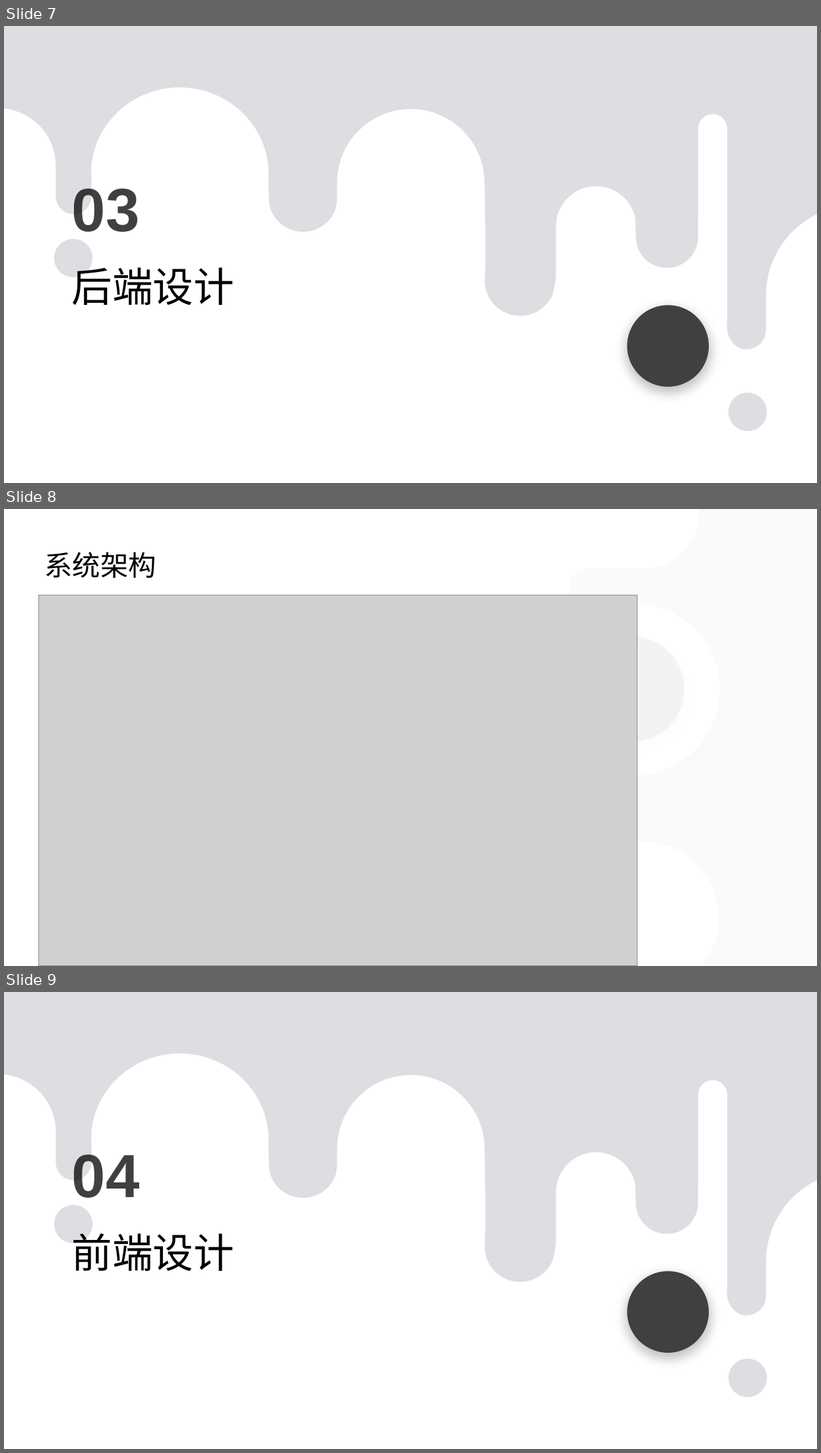
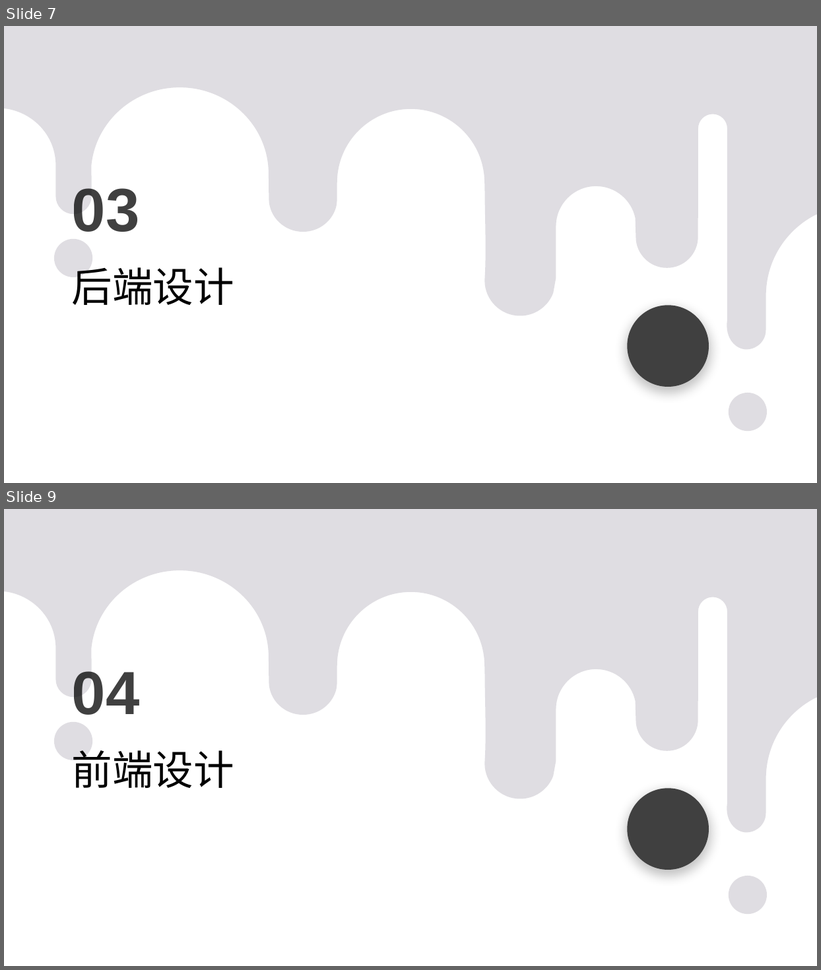
Before and after one commit to breeze-wink/Web-Application-Security-Anomaly-Detection-System-Based-on-Large-Language-Models, a slide deck: doc/前后端设计.pptx. Shown one above the other, each under a label of ours: slides 7, 8 and 9 before the commit, slides 7 and 9 after it; the slides between them are not shown. The pictures are 821x1453 and 821x970 pixels, drawn with LibreOffice and Linux fonts; fonts in the diff are those of the drawing; grey boxes stand for pictures. Boxes give left, top, right and bottom in pixels: in the first picture for what was removed or moved away, otherwise in the second. Text is boxed around its words. In the diff, an @@ line names an element or a change of style, - is before the commit and + after.

```diff
--- a/doc/前后端设计.pptx
+++ b/doc/前后端设计.pptx
@@ slide 8 removed at (x1=4, y1=509, x2=817, y2=966), background #FFFFFF @@
@@ freeform shape removed at (x1=529, y1=509, x2=817, y2=966) @@
@@ title removed at (x1=45, y1=552, x2=156, y2=578) @@
-系统架构
@@ picture removed at (x1=39, y1=595, x2=638, y2=966) @@
@@ ellipse removed at (x1=580, y1=636, x2=684, y2=742) @@
```
Also in this commit, not shown: 2 slides added, 16 other files.
